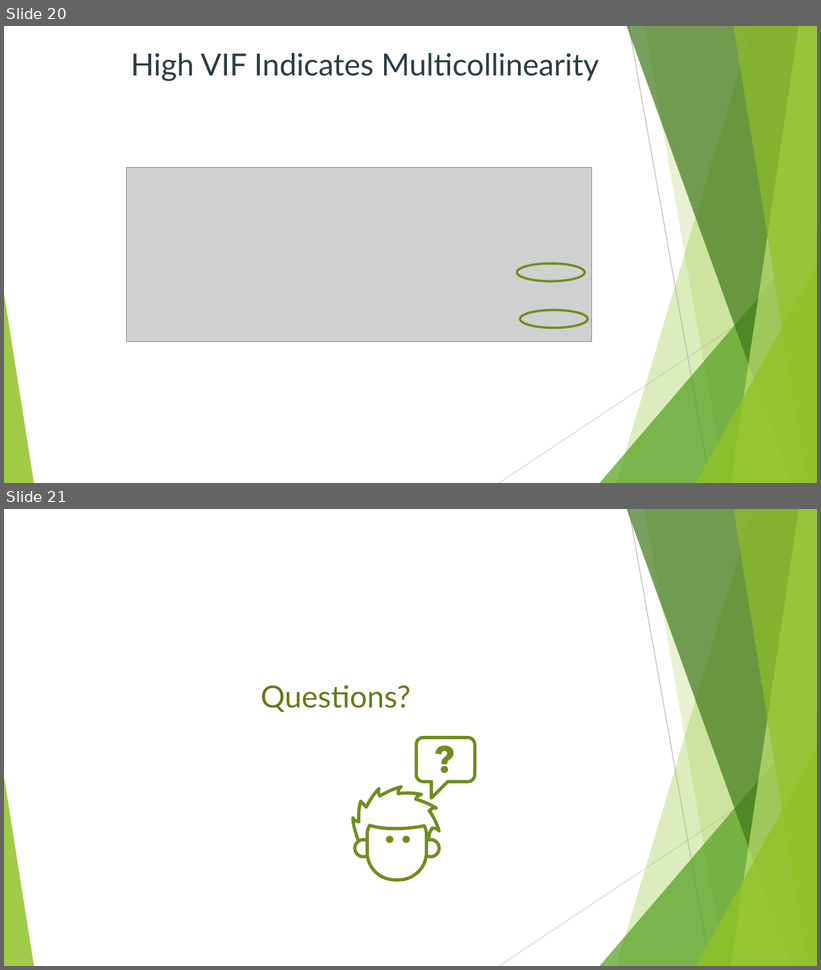
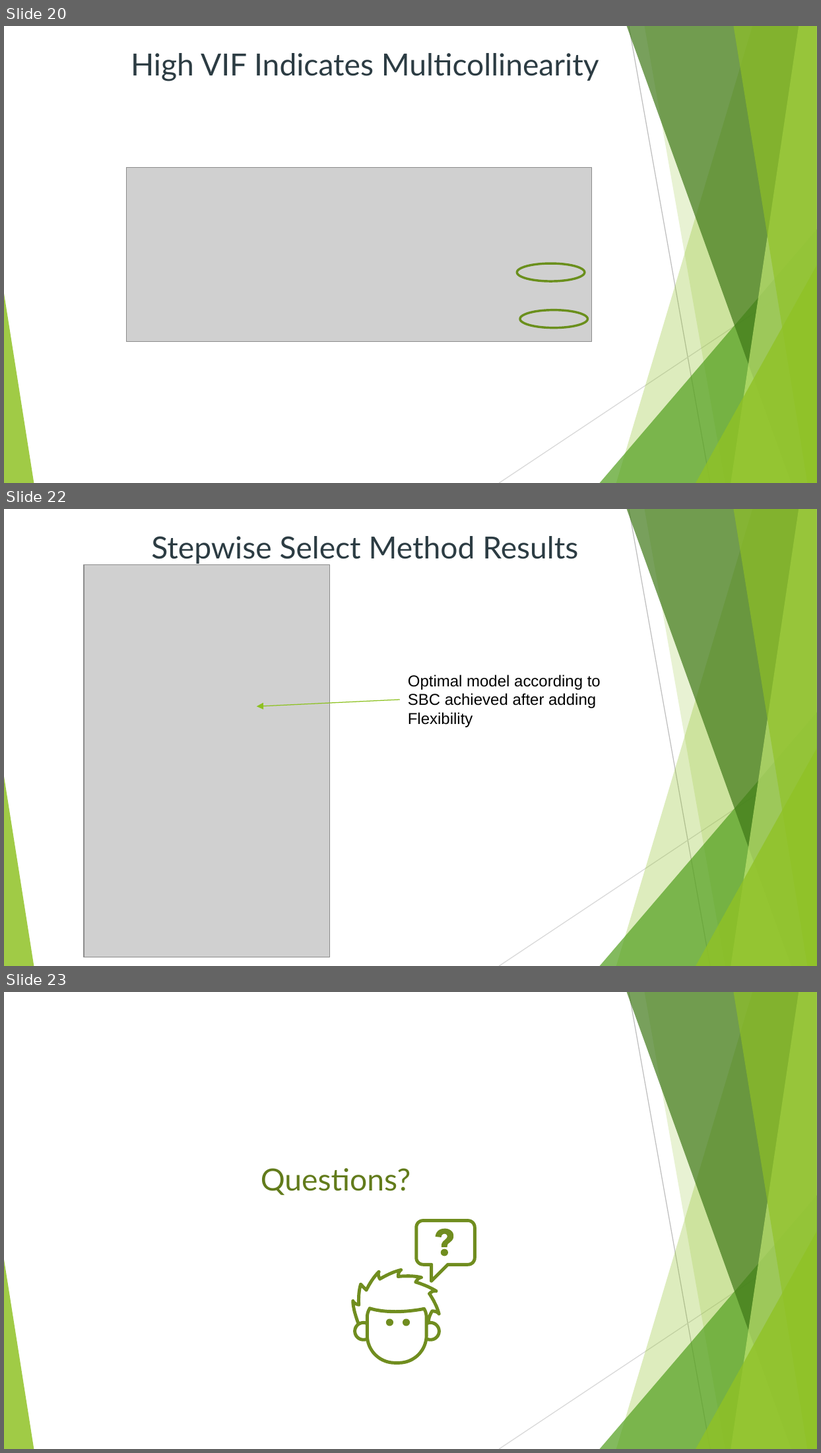
Before and after one commit to dokoch/Data_Mining_and_Analysis, a slide deck: 00_Classes/04_12_Monday/Cody_CH12.pptx. Shown one above the other, each under a label of ours: slides 20 and 21 before the commit, slides 20, 22 and 23 after it; the slides between them are not shown. The pictures are 821x970 and 821x1453 pixels, drawn with LibreOffice and Linux fonts; fonts in the diff are those of the drawing; grey boxes stand for pictures. Boxes give left, top, right and bottom in pixels: in the first picture for what was removed or moved away, otherwise in the second. Text is boxed around its words. In the diff, an @@ line names an element or a change of style, - is before the commit and + after.

```diff
--- a/00_Classes/04_12_Monday/Cody_CH12.pptx
+++ b/00_Classes/04_12_Monday/Cody_CH12.pptx
@@ slide 22 added at (4,509,817,966), background #FFFFFF; not listed: 10 template elements that a slide beside it also shows @@
@@ title added at (151,536,578,564), 27 pt, text #2C3C43 @@
+Stepwise Select Method Results
@@ picture added at (84,565,330,958) @@
@@ text added at (408,675,601,727), 14 pt, text #000000 @@
+Optimal model according to SBC achieved after adding Flexibility
@@ arrow added from (400, 700) to (257, 706), #8EC221 0.75 pt @@
@@ what was slide 21 is now slide 23 @@
```
Also in this commit, not shown: 1 other slide added.
